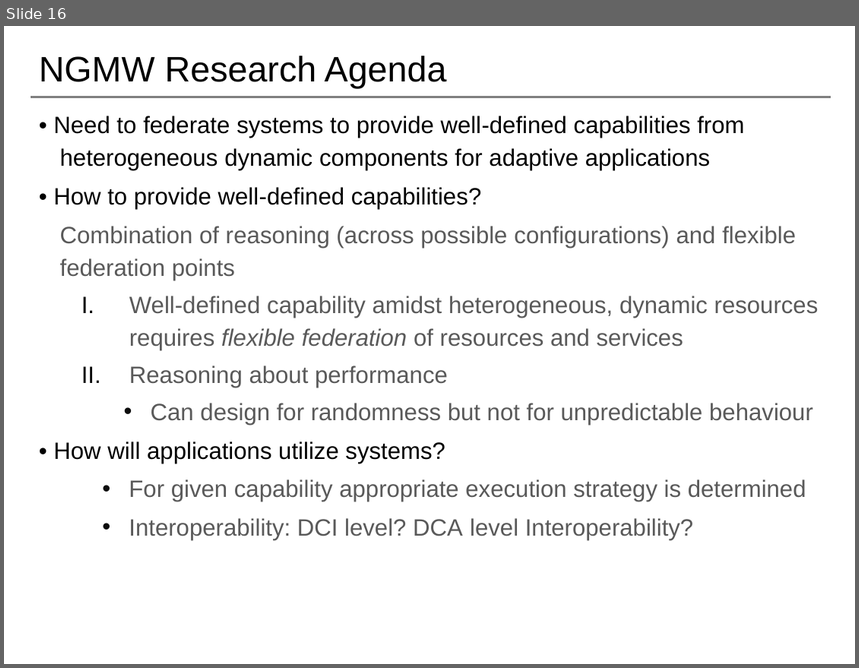
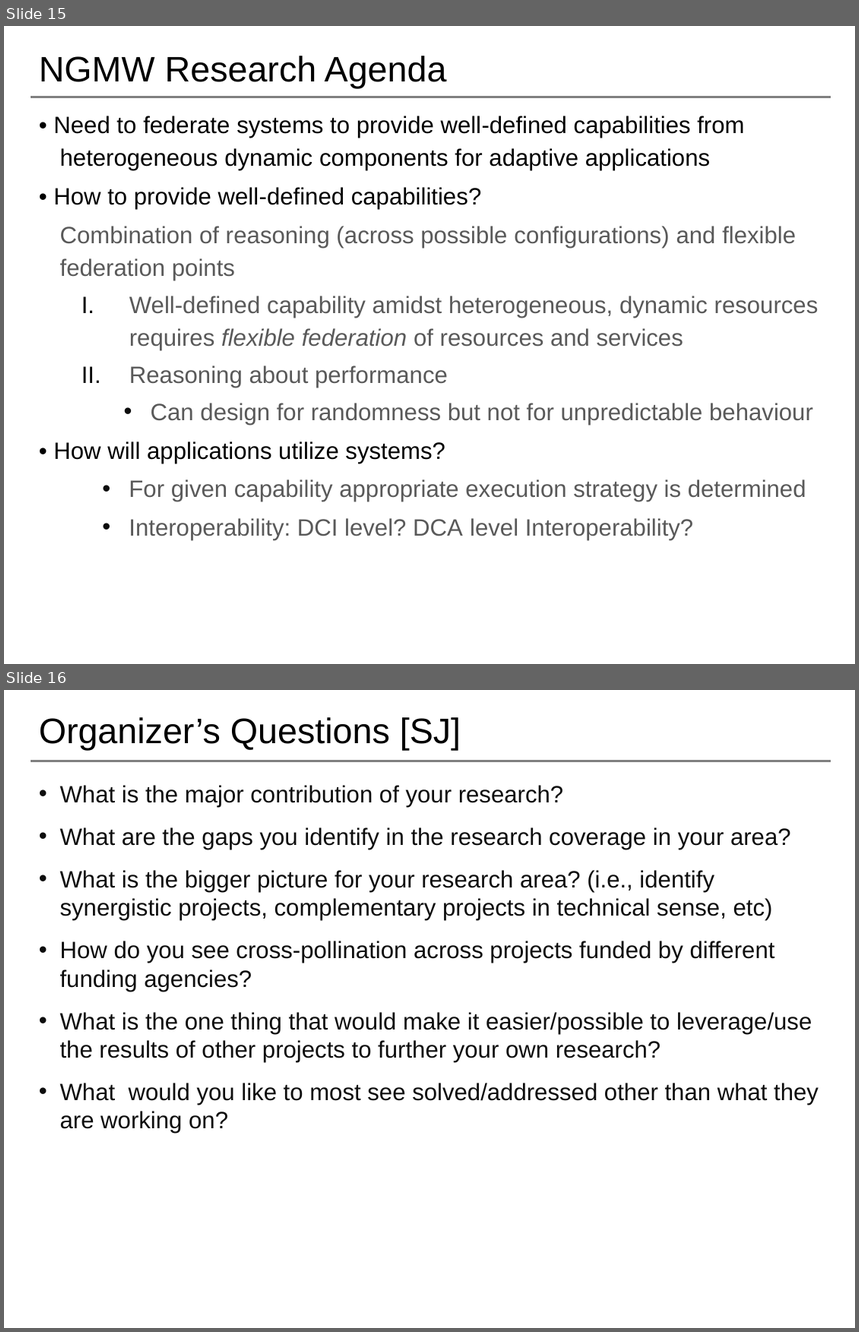
Before and after one commit to saga-project/NGMW, a slide deck: presentations/radical-modsim.pptx. Shown one above the other, each under a label of ours: slide 16 before the commit, slides 15 and 16 after it. The pictures are 859x668 and 859x1332 pixels, drawn with LibreOffice and Linux fonts; fonts in the diff are those of the drawing; background and template pictures are left out. Boxes give left, top, right and bottom in pixels: in the first picture for what was removed or moved away, otherwise in the second. Text is boxed around its words. In the diff, an @@ line names an element or a change of style, - is before the commit and + after.

```diff
--- a/presentations/radical-modsim.pptx
+++ b/presentations/radical-modsim.pptx
@@ slide 16 added at (x1=4, y1=690, x2=855, y2=1328), background #FFFFFF; not listed: 1 template element that a slide beside it also shows @@
@@ title added at (x1=39, y1=717, x2=461, y2=750), 30 pt, text #000000 @@
+Organizer’s Questions [SJ]
@@ text added at (x1=60, y1=785, x2=819, y2=1134), 20 pt, text #0D0D0D @@
+• What is the major contribution of your research?
+• What are the gaps you identify in the research coverage in your area?
+• What is the bigger picture for your research area? (i.e., identify synergistic projects, complementary projects in technical sense, etc)
+• How do you see cross-pollination across projects funded by different funding agencies?
+• What is the one thing that would make it easier/possible to leverage/use the results of other projects to further your own research?
+• What would you like to most see solved/addressed other than what they are working on?
@@ what was slide 16 is now slide 15 @@
```
Also in this commit, not shown: 6 slides changed, 2 other slides added, 3 slides removed.
